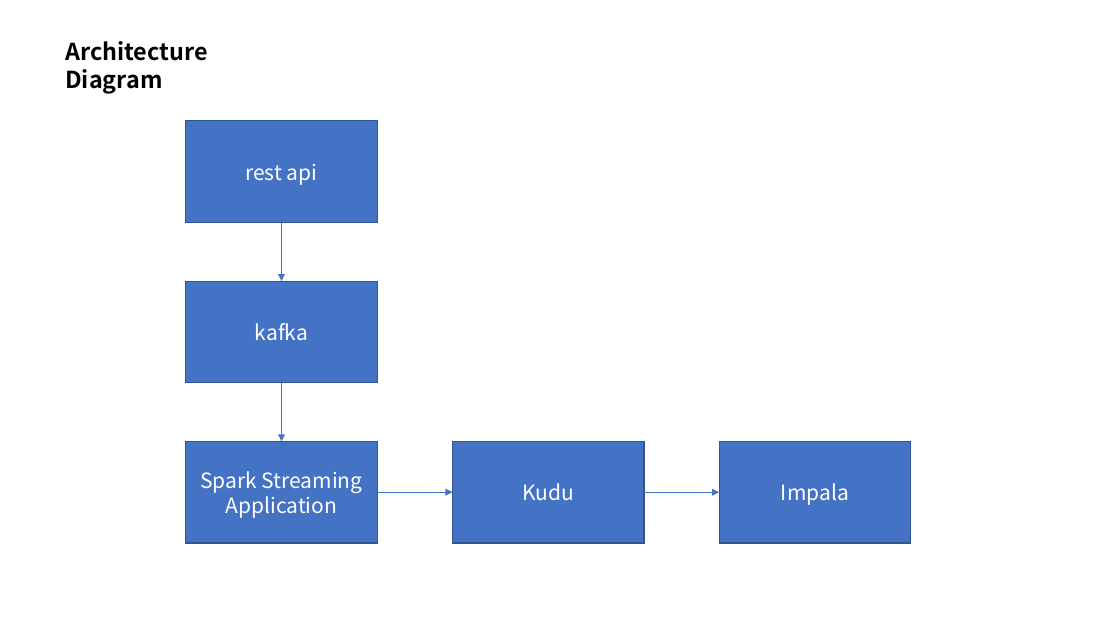
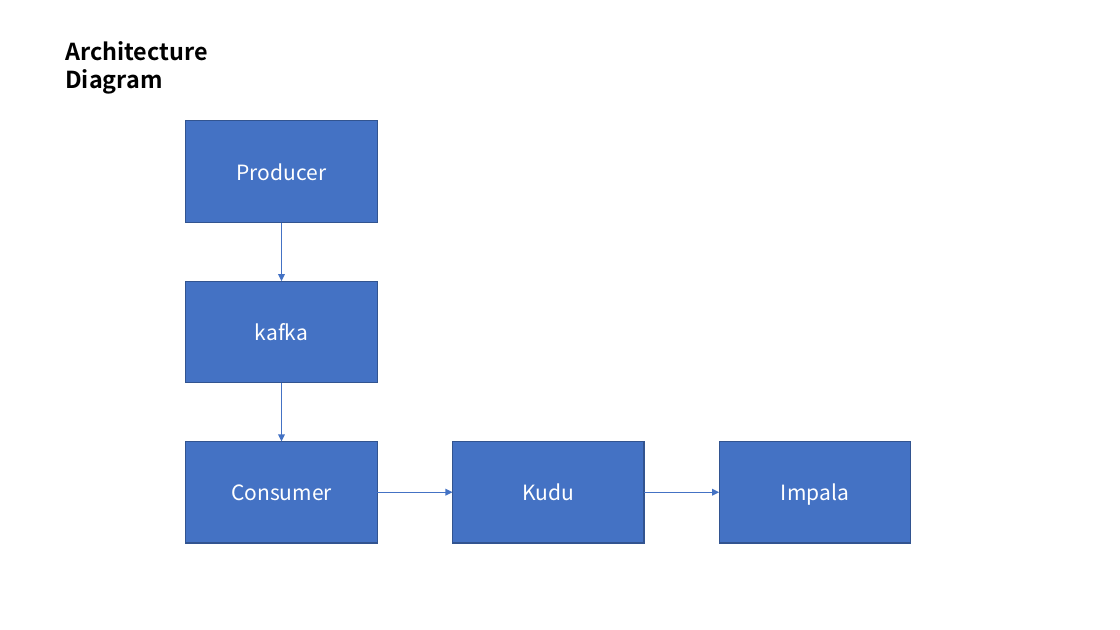
Before and after one commit to SJLee357/test, a slide deck: slide 1 of Architecture_Diagram.pptx. Drawn at 1120x630 pixels with LibreOffice and Linux fonts; fonts in the diff are those of the drawing. Boxes give left, top, right and bottom in pixels: in the first picture for what was removed or moved away, otherwise in the second. Text is boxed around its words. In the diff, an @@ line names an element or a change of style, - is before the commit and + after.

```diff
--- a/Architecture_Diagram.pptx
+++ b/Architecture_Diagram.pptx
@@ text in rectangle at [237,163,327,181]: text changed @@
-rest api
+Producer
@@ text in rectangle at [231,484,332,501]: text changed @@
-Spark Streaming
-Application
+Consumer
```
